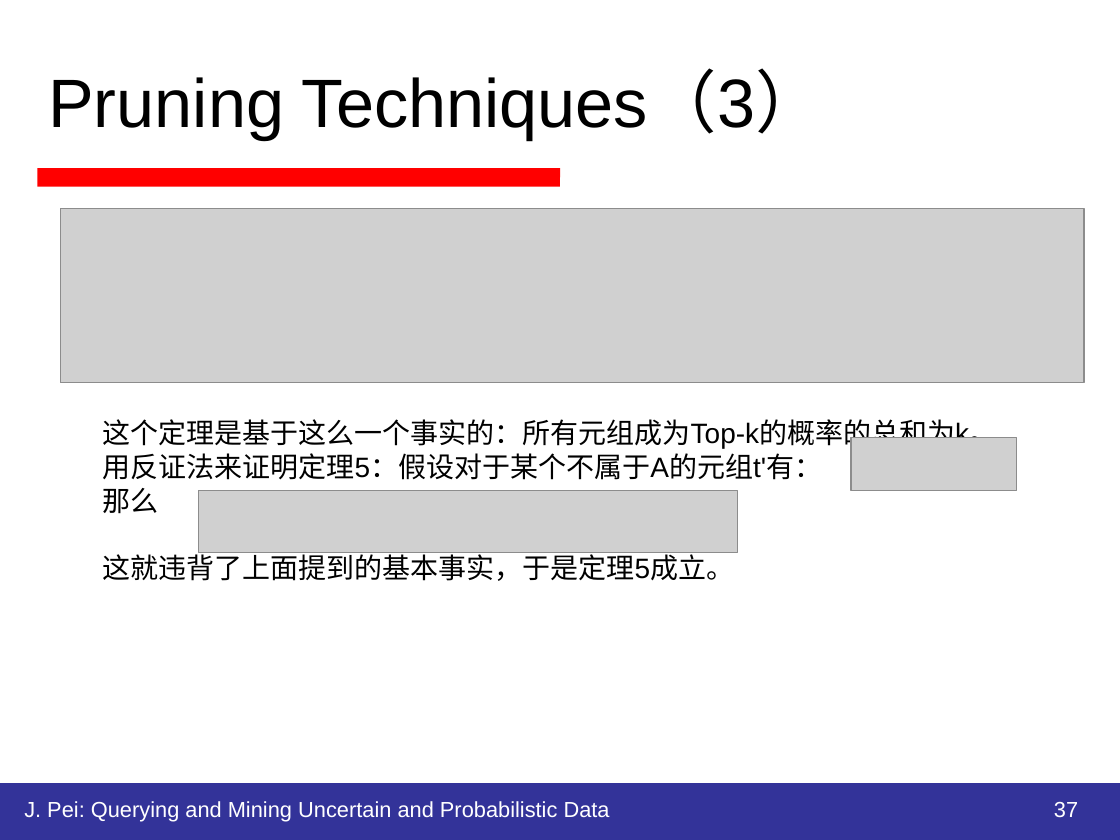
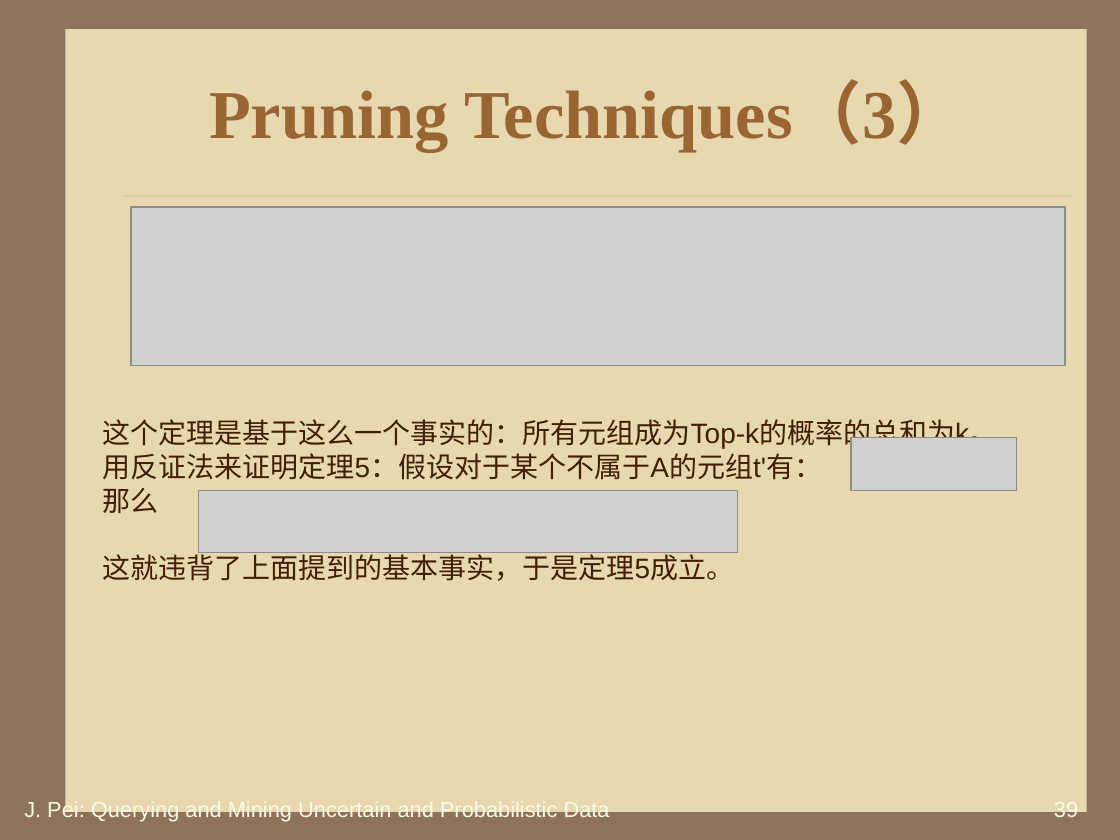
Before and after one commit to HiltonWei/wpstest, a slide deck: slide 39 of branches/区钺坚/读书报告/不确定性数据的查询分析处理.ppt (slide 37 before the commit). Drawn at 1120x840 pixels with LibreOffice and Linux fonts; fonts in the diff are those of the drawing; grey boxes stand for pictures; background and template pictures are left out. Boxes give left, top, right and bottom in pixels: in the first picture for what was removed or moved away, otherwise in the second. Text is boxed around its words. In the diff, an @@ line names an element or a change of style, - is before the commit and + after.

```diff
--- a/branches/区钺坚/读书报告/不确定性数据的查询分析处理.ppt
+++ b/branches/区钺坚/读书报告/不确定性数据的查询分析处理.ppt
@@ background #FFFFFF to #8C735A @@
@@ rectangle added at bbox=[65, 29, 1086, 812], fill #E7D8AF @@
@@ title "Pruning Techniques（3）": place and size @@
-title "Pruning Techniques（3）" at bbox=[48, 72, 824, 139]
+title "Pruning Techniques（3）" at bbox=[209, 85, 964, 152]
@@ title "Pruning Techniques（3）" at bbox=[209, 85, 964, 152]: font Arial to Times New Roman, text colour #000000 to #996633, bold on; alignment left to centre @@
@@ line removed from (37, 177) to (560, 177) @@
@@ line added from (124, 196) to (1073, 196), #A08366 0.26 pt @@
@@ picture: place and size @@
-picture at bbox=[60, 208, 1084, 383]
+picture at bbox=[131, 207, 1065, 365]
@@ text "这个定理是基于这么一个事实的：所有元组成为Top-k的概率的总和为k。" at bbox=[103, 419, 998, 581]: text colour #000000 to #402000 @@
@@ rectangle removed at bbox=[0, 784, 1120, 840] @@
@@ text "J. Pei: Querying and Mining ..." at bbox=[24, 800, 610, 822]: text colour #FFFFFF to #FBFAE2 @@
@@ page number at bbox=[1054, 802, 1078, 822]: text changed; text colour #FFFFFF to #FBFAE2 @@
-37
+39
```
Also in this commit, not shown: 38 other slides changed, 19 slides added, 1 slide removed, 2 other files.
